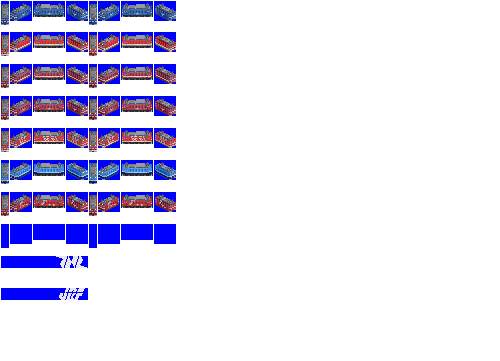
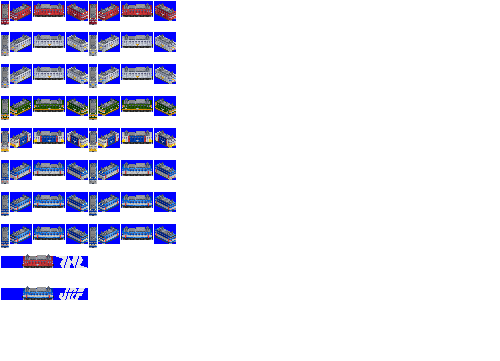
Layer changes from the first 500 × 361 image to the second:
hid "b" over [1, 4, 176, 215]
showed "a" over [1, 4, 176, 300]
